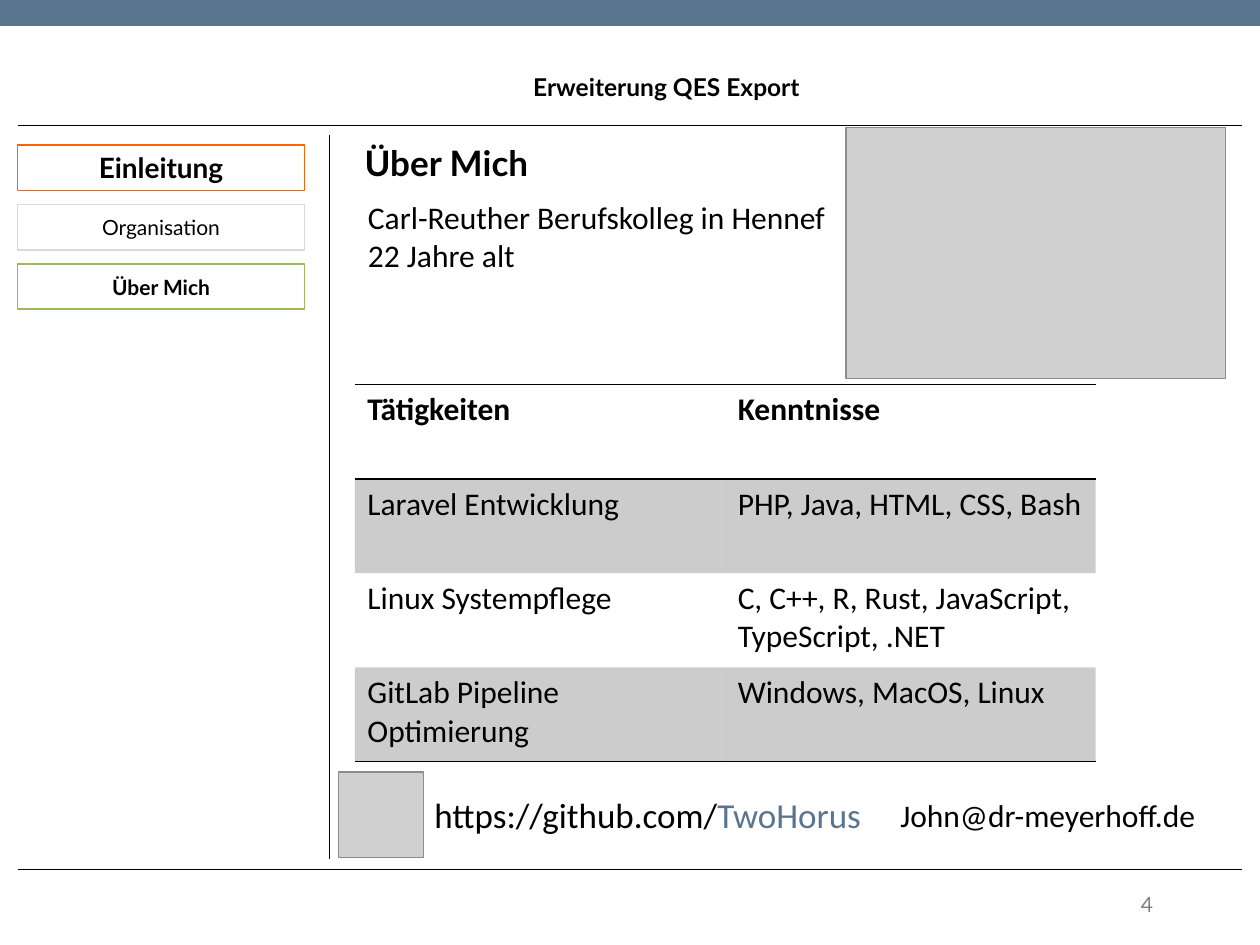
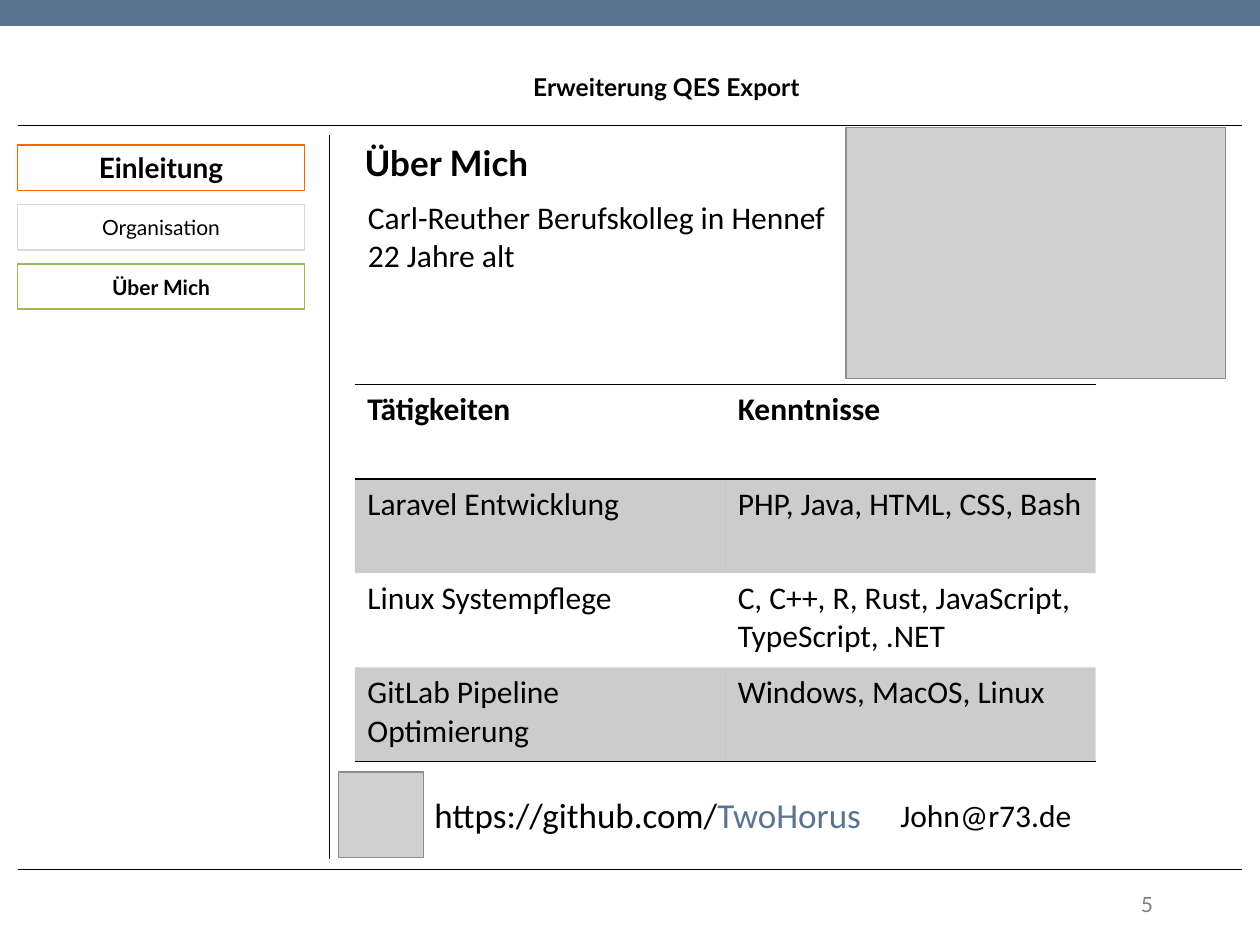
Before and after one commit to TwoHorus/dbExelExportLaravel, a slide deck: slide 5 of DOC/Fachgespraech.pptx (slide 4 before the commit). Drawn at 1260x945 pixels with LibreOffice and Linux fonts; fonts in the diff are those of the drawing; grey boxes stand for pictures; background and template pictures are left out. Boxes give left, top, right and bottom in pixels: in the first picture for what was removed or moved away, otherwise in the second. Text is boxed around its words. In the diff, an @@ line names an element or a change of style, - is before the commit and + after.

```diff
--- a/DOC/Fachgespraech.pptx
+++ b/DOC/Fachgespraech.pptx
@@ text at box(900, 805, 1071, 831): text changed @@
-John@dr-meyerhoff.de
+John@r73.de
@@ page number at box(1141, 897, 1153, 912): text changed @@
-4
+5
```
Also in this commit, not shown: 1 slide added.
